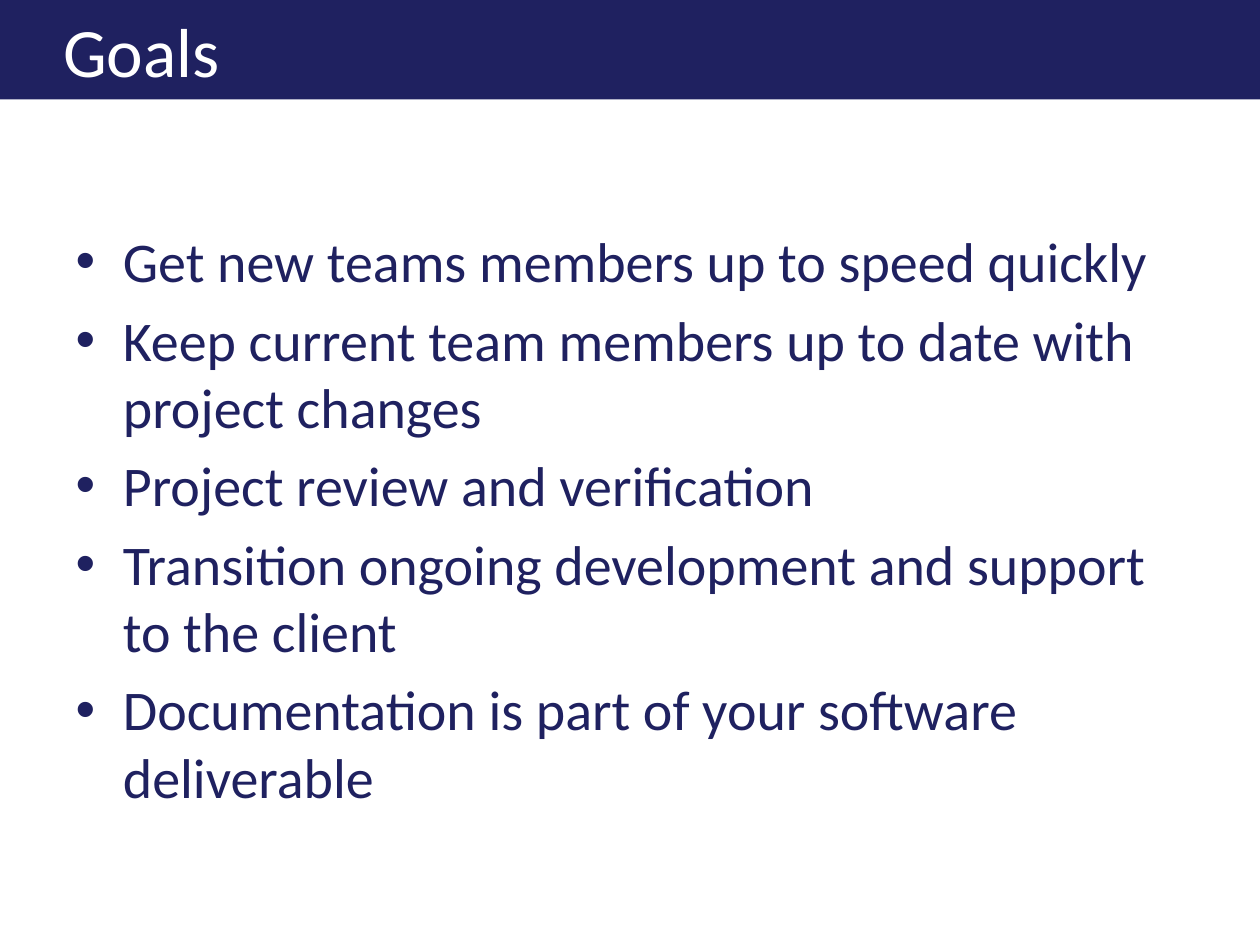
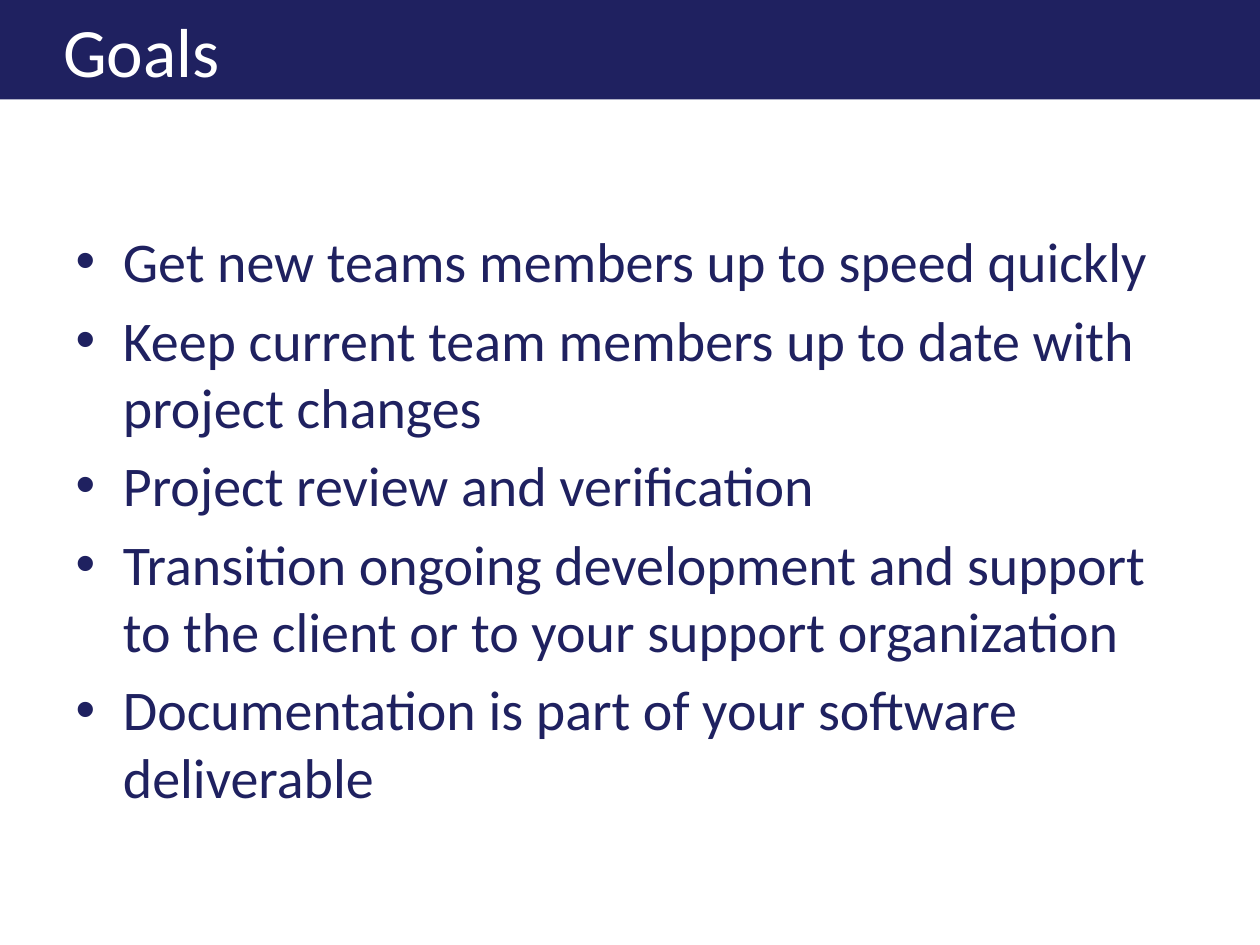
Before and after one commit to jkwuc89/Presentations, a slide deck: slide 5 of Effectively Documenting your Development Project.pptx. Drawn at 1260x945 pixels with LibreOffice and Linux fonts; fonts in the diff are those of the drawing; background and template pictures are left out. Boxes give left, top, right and bottom in pixels: in the first picture for what was removed or moved away, otherwise in the second. Text is boxed around its words. In the diff, an @@ line names an element or a change of style, - is before the commit and + after.

```diff
--- a/Effectively Documenting your Development Project.pptx
+++ b/Effectively Documenting your Development Project.pptx
@@ text at (123,546,1145,662): text changed @@
-• Transition ongoing development and support to the client
+• Transition ongoing development and support to the client or to your support organization
```
Also in this commit, not shown: 1 other slide changed.
